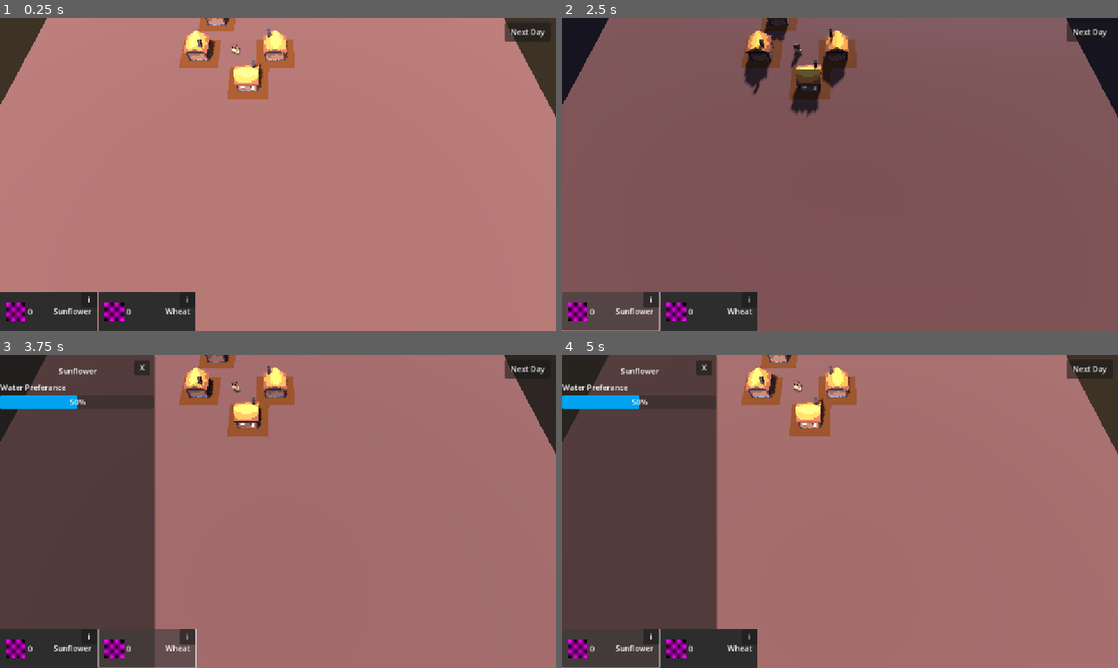
Above: before the commit, frames 1-4 (two rows, left to right).
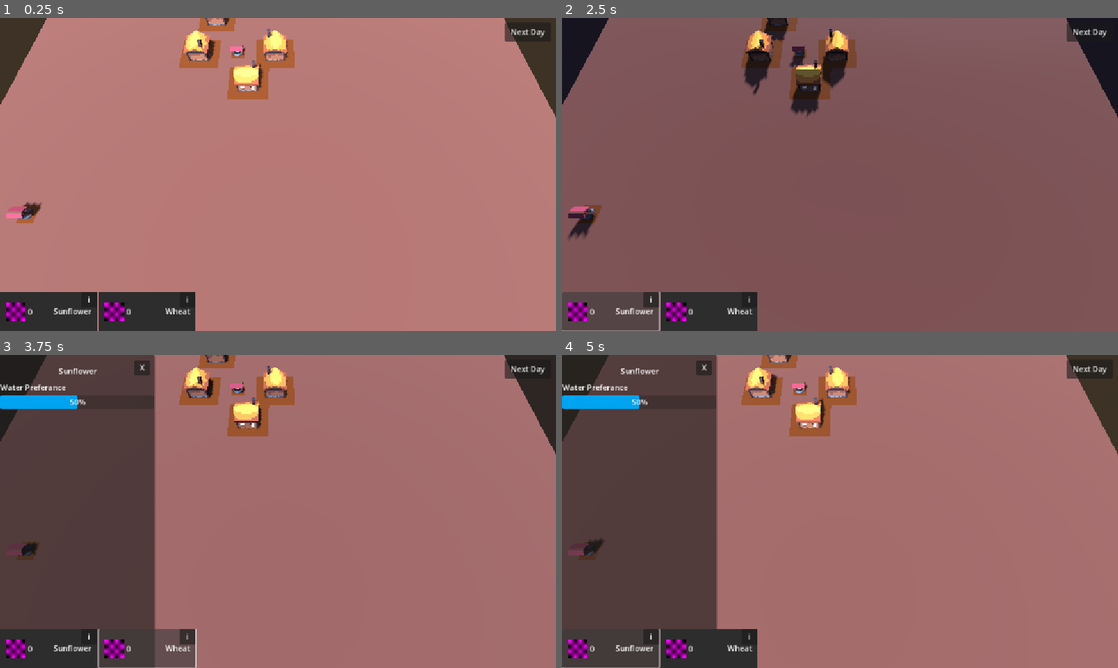
Above: after the commit, the same moments.

Repository: ToBinio/secrets-of-soil
Game: Godot game, scene res://scenes/main.tscn
The game is run twice, just before and just after one commit, with the same random seed, the same clock (stepped at 60 frames per second) and the same inputs.
Inputs:
- Up to frame 1 (0.25 s): no input
- Up to frame 2 (2.5 s): click "Next Day" at 0.5 s; click "Next Day" at 1.25 s; click "0" at 2 s
- Up to frame 3 (3.75 s): click "i" at 2.75 s; click "0" at 3.5 s
- Up to frame 4 (5 s): click "0" at 4.25 s

The runs differ from the first frame. In frame 1, 0.4% of the frame differs, in the area x 0-100%, y 2-66%; in frame 2, 0.5%, in the area x 0-100%, y 5-71%; in frame 3, 0.3%; in frame 4, 0.3%.

Commit message:
add simple well

Diff:
--- a/project.godot
+++ b/project.godot
@@ -40,6 +40,7 @@
 
 Plant=""
 GridBlocker=""
+Well=""
 
 [rendering]
 
--- a/scenes/main.tscn
+++ b/scenes/main.tscn
@@ -6,7 +6,6 @@
 [ext_resource type="Script" uid="uid://cb4ftraq7hg1l" path="res://scripts/ui/next_day.gd" id="2_jyhfs"]
 [ext_resource type="PackedScene" uid="uid://cec3esephtkpq" path="res://scenes/ui/info.tscn" id="3_sugp2"]
 [ext_resource type="PackedScene" uid="uid://cheyy73j6p542" path="res://scenes/ui/plant_list.tscn" id="4_tefeu"]
-[ext_resource type="PackedScene" uid="uid://d3maoy3blejtf" path="res://assets/villagers/villager_1.glb" id="8_tipki"]
 
 [sub_resource type="Animation" id="Animation_sugp2"]
 resource_name = "DayNightCycle"
@@ -203,9 +202,6 @@
 zoom_animation_speed = 10.0
 
 [node name="World" parent="." instance=ExtResource("1_o5qli")]
-transform = Transform3D(0.999998, -0.000154248, 0.00215105, 0.00014794, 0.999996, 0.00292046, -0.00215149, -0.00292013, 0.999993, 0, 0, 0)
-
-[node name="villager 1" parent="." instance=ExtResource("8_tipki")]
-transform = Transform3D(-0.942519, 0, 0.334152, -0.0661677, 0.980199, -0.186634, -0.327536, -0.198017, -0.923856, -1.52543, -9.53674e-07, -0.0192595)
+transform = Transform3D(0.999998, -6.69819e-05, 0.0021513, 6.06737e-05, 0.999996, 0.00292027, -0.00215149, -0.00292013, 0.999993, 0, 0, 0)
 
 [connection signal="pressed" from="Ui/NextDay/Button" to="Ui/NextDay" method="_on_next_day_button_pressed"]
--- a/scenes/houses/House.tscn
+++ b/scenes/village/House.tscn
@@ -1,6 +1,6 @@
 [gd_scene load_steps=3 format=3 uid="uid://bd8amtq8rrtw2"]
 
-[ext_resource type="PackedScene" uid="uid://dyc8nhwgqib5g" path="res://assets/houses/housA/houseA.gltf" id="1_gx76v"]
+[ext_resource type="PackedScene" uid="uid://dyc8nhwgqib5g" path="res://assets/village/housA/houseA.gltf" id="1_gx76v"]
 [ext_resource type="PackedScene" uid="uid://bd00p8h4tp4ej" path="res://scenes/plant/grid_blocker.tscn" id="2_vxfrs"]
 
 [node name="House" type="Node3D"]
--- /dev/null
+++ b/scenes/village/Well.tscn
@@ -0,0 +1,11 @@
+[gd_scene load_steps=3 format=3 uid="uid://dr6245qmuh6f8"]
+
+[ext_resource type="PackedScene" uid="uid://dbtjy67n85q7t" path="res://assets/village/well/well.gltf" id="1_bkgaa"]
+[ext_resource type="PackedScene" uid="uid://bd00p8h4tp4ej" path="res://scenes/plant/grid_blocker.tscn" id="2_6wk6f"]
+
+[node name="Well" type="Node3D" groups=["Well"]]
+
+[node name="blockbench_export" parent="." instance=ExtResource("1_bkgaa")]
+
+[node name="GridBlocker" parent="." instance=ExtResource("2_6wk6f")]
+size = 1
--- a/scenes/world.tscn
+++ b/scenes/world.tscn
@@ -1,8 +1,9 @@
-[gd_scene load_steps=4 format=3 uid="uid://22wsbw7e8njp"]
+[gd_scene load_steps=5 format=3 uid="uid://22wsbw7e8njp"]
 
 [ext_resource type="PackedScene" uid="uid://dpg1chidhkvy3" path="res://scenes/field.tscn" id="1_nnsk1"]
-[ext_resource type="PackedScene" uid="uid://d3maoy3blejtf" path="res://assets/villagers/villager_1.glb" id="2_4wyf3"]
-[ext_resource type="PackedScene" uid="uid://bd8amtq8rrtw2" path="res://scenes/houses/House.tscn" id="2_rwgxs"]
+[ext_resource type="PackedScene" uid="uid://d3maoy3blejtf" path="res://assets/village/villagers/villager_1.glb" id="2_4wyf3"]
+[ext_resource type="PackedScene" uid="uid://bd8amtq8rrtw2" path="res://scenes/village/House.tscn" id="2_rwgxs"]
+[ext_resource type="PackedScene" uid="uid://dr6245qmuh6f8" path="res://scenes/village/Well.tscn" id="3_k0juu"]
 
 [node name="World" type="Node3D"]
 
@@ -11,9 +12,14 @@
 
 [node name="Field" parent="." instance=ExtResource("1_nnsk1")]
 transform = Transform3D(1, 0, 0, 0, 1, 0, 0, 0, 1, 0, -0.05, 0)
-water_level = 1.0
 
 [node name="Houses" type="Node3D" parent="."]
+
+[node name="Well" parent="Houses" instance=ExtResource("3_k0juu")]
+transform = Transform3D(1, 0, 0, 0, 1, 0, 0, 0, 1, -1.5, 0, 0)
+
+[node name="Well" parent="Houses/Well" instance=ExtResource("3_k0juu")]
+transform = Transform3D(1, 0, 0, 0, 1, 0, 0, 0, 1, -5.90329, 0, 6.41601)
 
 [node name="House" parent="Houses" instance=ExtResource("2_rwgxs")]
 transform = Transform3D(-1, 0, -8.74228e-08, 0, 1, 0, 8.74228e-08, 0, -1, 0, 0, 0)
--- a/scripts/autoloads/grid.gd
+++ b/scripts/autoloads/grid.gd
@@ -6,3 +6,43 @@
 	var new_cord = cord.snapped(Vector3(cell_size,cell_size,cell_size))
 	new_cord.y = cord.y
 	return new_cord
+
+func get_water_percentage(grid_pos: Vector3) -> float:
+	var wells = get_tree().get_nodes_in_group("Well") as Array[Node3D]
+	var closest_distance = INF
+
+	for well in wells:
+		var well_pos = Grid.to_grid_cord(well.global_position)
+		var distance = grid_pos.distance_to(well_pos)
+
+		if(distance < closest_distance):
+			closest_distance = distance
+
+	var water_level = 1 - min(closest_distance, 10) / 10;
+	return water_level
+
+func is_overlapping_blocker(grid_pos: Vector3, grid_size: float) -> bool:
+	var size = grid_size * Grid.cell_size
+
+	var half = (size - Grid.cell_size) / 2
+	var min_a = grid_pos - Vector3(half, 0, half)
+	var max_a = grid_pos + Vector3(half, 0, half)
+
+	var gridBlockers = get_tree().get_nodes_in_group("GridBlocker") as Array[GridBlocker]
+	for blockers in gridBlockers:
+		var other_position = Grid.to_grid_cord(blockers.global_position)
+		var other_size = blockers.size * Grid.cell_size
+
+		var half_b = (other_size - Grid.cell_size) / 2
+		var min_b = other_position - Vector3(half_b, 0 , half_b)
+		var max_b = other_position + Vector3(half_b, 0 , half_b)
+
+		var overlap = !(
+			max_a.x < min_b.x || min_a.x > max_b.x ||
+			max_a.z < min_b.z || min_a.z > max_b.z
+		)
+
+		if overlap:
+			return true
+
+	return false
--- a/scripts/components/growable.gd
+++ b/scripts/components/growable.gd
@@ -16,7 +16,10 @@
 	visual.scale = lerp(visual.scale, Vector3.ONE *  target_size, delta * 5);
 
 func _on_next_day():
-	var growth_factor = 1 - abs(plant.plant.preferred_water - plant.field.water_level)
+	var grid_pos = Grid.to_grid_cord(plant.global_position)
+	var water_level = Grid.get_water_percentage(grid_pos)
+
+	var growth_factor = 1 - abs(plant.plant.preferred_water - water_level)
 	target_size = min(target_size + growth_factor * plant.plant.growth_speed, 1)
 
 	if(target_size == 1):
--- a/scripts/components/plant.gd
+++ b/scripts/components/plant.gd
@@ -4,8 +4,6 @@
 @export var plant: PlantResource
 @export var clicker_area: ClickerArea
 @export var grid_blocker: GridBlocker
-
-var field: Field
 
 func _ready() -> void:
 	clicker_area.on_click.connect(_on_click)
--- a/scripts/field.gd
+++ b/scripts/field.gd
@@ -1,7 +1,5 @@
 extends Node3D
 class_name Field
-
-@export_range(0, 1) var water_level: float
 
 func _on_area_3d_input_event(_camera: Node, event: InputEvent, event_position: Vector3, _normal: Vector3, _shape_idx: int) -> void:
 	if event is InputEventMouseButton && event.is_pressed() && event.button_index == MOUSE_BUTTON_LEFT:
@@ -13,36 +11,12 @@
 			return
 
 		var plant_scene = Plants.get_scene_for_plant(Events.selected_plant)
-
 		var plant_instance = plant_scene.instantiate() as Plant
-		plant_instance.field = self
 
 		add_child(plant_instance)
 
 		plant_instance.global_position = Grid.to_grid_cord(event_position)
 
 func is_valid_location(location: Vector3) -> bool:
-	var grid_position = Grid.to_grid_cord(location)
-	var size = Events.selected_plant.size * Grid.cell_size
-	var half = (size - Grid.cell_size) / 2
-	var min_a = grid_position - Vector3(half, 0, half)
-	var max_a = grid_position + Vector3(half, 0, half)
-
-	var gridBlockers = get_tree().get_nodes_in_group("GridBlocker") as Array[GridBlocker]
-	for blockers in gridBlockers:
-		var other_position = Grid.to_grid_cord(blockers.global_position)
-		var other_size = blockers.size * Grid.cell_size
-
-		var half_b = (other_size - Grid.cell_size) / 2
-		var min_b = other_position - Vector3(half_b, 0 , half_b)
-		var max_b = other_position + Vector3(half_b, 0 , half_b)
-
-		var overlap = !(
-			max_a.x < min_b.x || min_a.x > max_b.x ||
-			max_a.z < min_b.z || min_a.z > max_b.z
-		)
-
-		if overlap:
-			return false
-
-	return true
+	var grid_pos = Grid.to_grid_cord(location)
+	return !Grid.is_overlapping_blocker(grid_pos, Events.selected_plant.size)
Renamed: assets/houses/housA/houseA.gltf -> assets/village/housA/houseA.gltf
Not shown, changed: assets/village/housA/houseA.gltf.import
Renamed: assets/houses/housA/houseA_0.png -> assets/village/housA/houseA_0.png
Not shown, changed: assets/village/housA/houseA_0.png.import
Renamed: assets/villagers/texture.png -> assets/village/villagers/texture.png
Not shown, changed: assets/village/villagers/texture.png.import
Renamed: assets/villagers/villager_1.glb -> assets/village/villagers/villager_1.glb
Not shown, changed: assets/village/villagers/villager_1.glb.import
Not shown, added: assets/village/well/well.gltf
Not shown, added: assets/village/well/well.gltf.import
Binary file added: assets/village/well/well_0.png
Not shown, added: assets/village/well/well_0.png.import
(and 4 more such lines)
